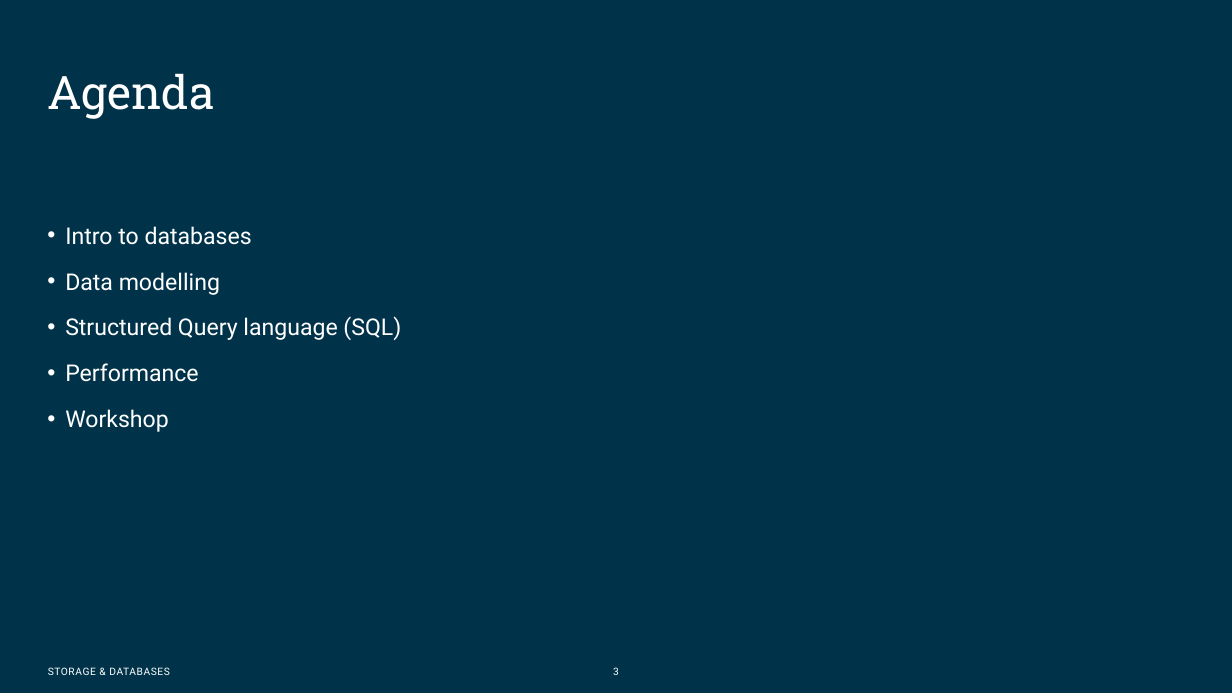
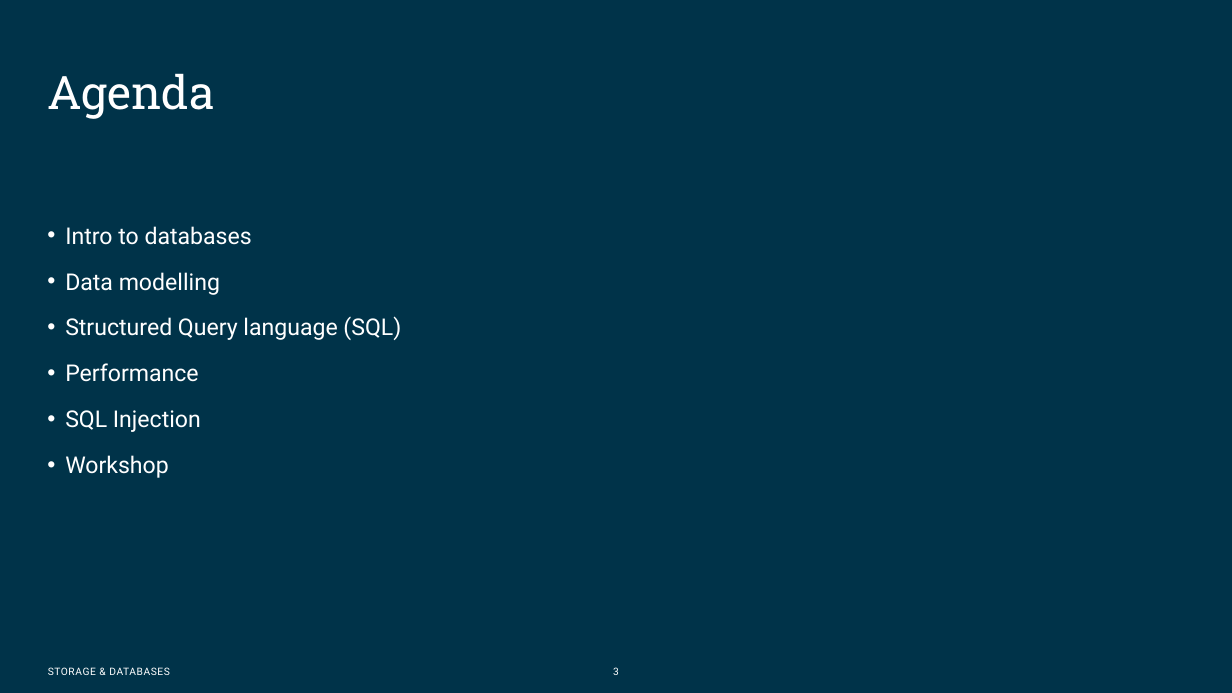
Before and after one commit to Omegapoint-Norge-Academy/storage-and-databases, a slide deck: slide 3 of Presentation material/Databases APP.pptx. Drawn at 1232x693 pixels with LibreOffice and Linux fonts; fonts in the diff are those of the drawing; background and template pictures are left out. Boxes give left, top, right and bottom in pixels: in the first picture for what was removed or moved away, otherwise in the second. Text is boxed around its words. In the diff, an @@ line names an element or a change of style, - is before the commit and + after.

```diff
--- a/Presentation material/Databases APP.pptx
+++ b/Presentation material/Databases APP.pptx
@@ text at box(65, 410, 201, 432): paragraph added @@
+• SQL Injection
```
Also in this commit, not shown: 2 slides added.
